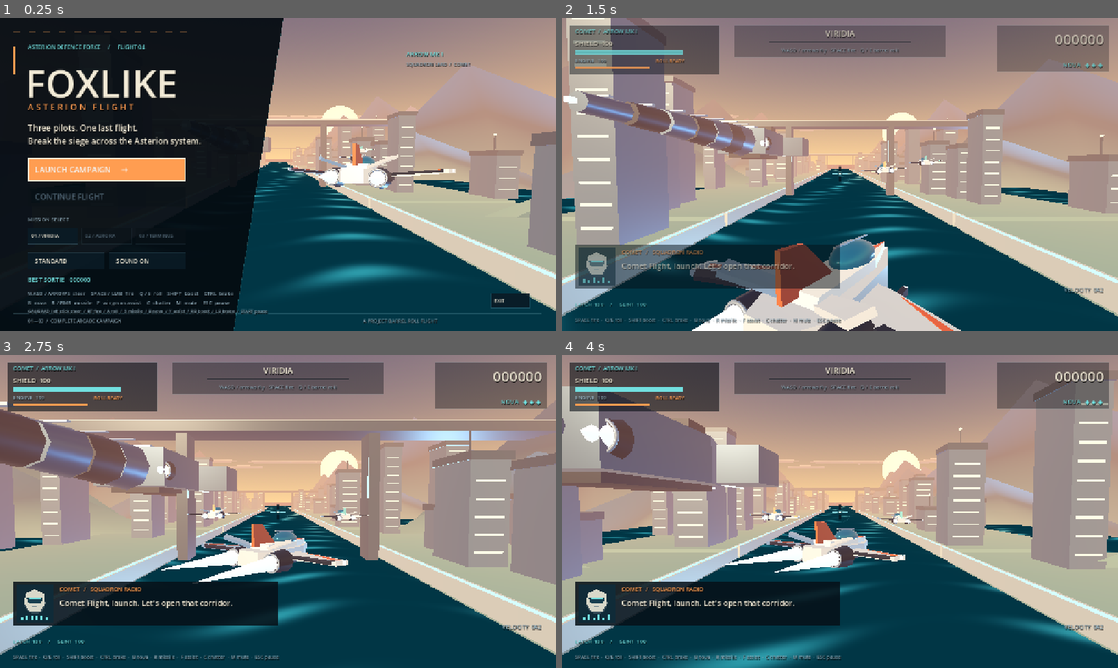
Above: before the commit, frames 1-4 (two rows, left to right).
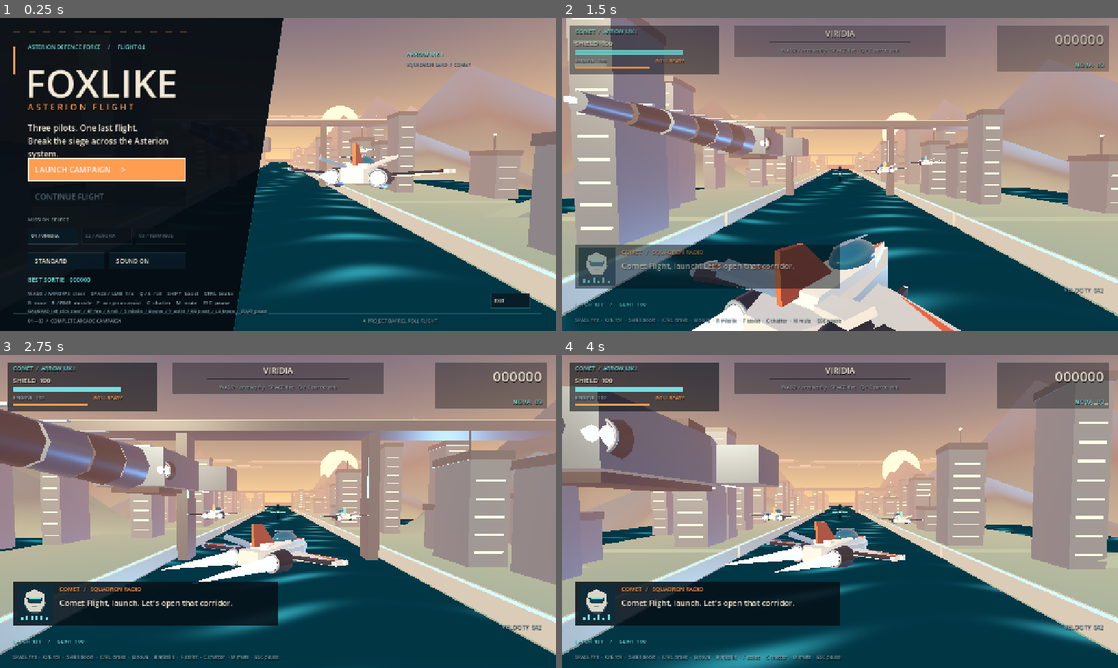
Above: after the commit, the same moments.

Repository: eyehaveewe-cyber/Foxlike
Game: Godot game, scene res://scenes/main.tscn
Same seed, same stepped clock (60 frames per second), same inputs: the game is played once before the commit and once after it.
Inputs (mouse positions are in pixels of both pictures, inside the frame that each line leads up to):
- Up to frame 1 (0.25 s): no input
- Up to frame 2 (1.5 s): click (667, 168) at 0.5 s, where only the run before the commit has a clickable "LAUNCH CAMPAIGN →"; click (673, 274) at 1.25 s, where only the run before the commit has a clickable "LAUNCH SQUADRON →"
- Up to frame 3 (2.75 s): move the mouse to (400, 495) at 2.02 s; hold D (right) from 2.03 s (still down); hold B (bomb) from 2.03 s (still down); click (400, 495) at 2.17 s; tap Space (fire) at 2.3 s
- Up to frame 4 (4 s): release D (right) at 2.75 s; release B (bomb) at 2.75 s; drag from (728, 527) to (812, 574) at 2.77 s; move the mouse to (895, 442) at 3.52 s; hold D (right) from 3.53 s (still down); hold F (assist) from 3.53 s (still down); tap Space (fire) at 3.8 s

The runs differ from the first frame. In frame 1, 0.2% of the frame differs, in the area x 5-37%, y 38-50%; in frame 2, less than 0.1%; in frame 3, 0.1%; in frame 4, less than 0.1%.

Commit message:
Verify exported browser play and fix cross-platform HUD layout
Add real Chromium regression gate, correct briefing wrapping and portable HUD symbols, commit browser evidence and final package hashes. Native campaign 49 checks and exported Web 8 checks pass.

Diff:
--- /dev/null
+++ b/docs/build-manifest.json
@@ -0,0 +1,18 @@
+{
+  "game": "Foxlike: Asterion Flight",
+  "engine": "4.7.2.stable.official.ed1daf0bf",
+  "builds": [
+    {
+      "platform": "windows",
+      "file": "Foxlike-windows.zip",
+      "bytes": 40626130,
+      "sha256": "df2386c2b5c0038fcd666b6996283693b5a3e9bde0cb2f665ce30640ed587f82"
+    },
+    {
+      "platform": "web",
+      "file": "Foxlike-web.zip",
+      "bytes": 12783920,
+      "sha256": "71f897ab583ca6751486b23d4d358a78748291c4fade786d50632e169ca1b9a3"
+    }
+  ]
+}
--- /dev/null
+++ b/docs/web-smoke-results.json
@@ -0,0 +1,76 @@
+{
+  "passed": true,
+  "browser": "156.0.8078.47",
+  "checks": [
+    {
+      "name": "WebGL game starts at flight deck",
+      "details": {
+        "flight_time": 0,
+        "mode": "MENU",
+        "paused": false,
+        "player_x": 9.02799415588379,
+        "player_y": 3.04196572303772,
+        "shots_fired": 0
+      }
+    },
+    {
+      "name": "Keyboard launches mission briefing",
+      "details": {
+        "flight_time": 0,
+        "mode": "BRIEFING",
+        "paused": false,
+        "player_x": 0,
+        "player_y": 0,
+        "shots_fired": 0
+      }
+    },
+    {
+      "name": "Animated launch reaches playable flight",
+      "details": {
+        "flight_time": 0.05,
+        "mode": "FLIGHT",
+        "paused": false,
+        "player_x": 0,
+        "player_y": -0.00436481926590204,
+        "shots_fired": 0
+      }
+    },
+    {
+      "name": "Keyboard steers ship right",
+      "details": {
+        "xBefore": 0,
+        "xAfter": 4.54262685775757
+      }
+    },
+    {
+      "name": "Holding fire creates laser shots",
+      "details": {
+        "before": 0,
+        "after": 6
+      }
+    },
+    {
+      "name": "Pause freezes mission clock",
+      "details": {
+        "before": 2.3152,
+        "after": 2.3152
+      }
+    },
+    {
+      "name": "Resume advances flight again",
+      "details": {
+        "flight_time": 2.5152,
+        "mode": "FLIGHT",
+        "paused": false,
+        "player_x": 0.0000143218830999103,
+        "player_y": -0.00436481926590204,
+        "shots_fired": 6
+      }
+    },
+    {
+      "name": "No JavaScript or engine console errors",
+      "details": []
+    }
+  ],
+  "errors": []
+}
--- a/scripts/flight_hud.gd
+++ b/scripts/flight_hud.gd
@@ -142,9 +142,10 @@
 	return out
 
 func _paragraph(parent: Node, value: String, point: Vector2, dimensions: Vector2, font_size: int = 17, color: Color = SOFT) -> Label:
-	var out := _label(parent,value,point,dimensions.x,font_size,color)
+	var out := _label(parent,"",point,dimensions.x,font_size,color)
+	out.autowrap_mode = TextServer.AUTOWRAP_WORD_SMART
+	out.text = value
 	out.size = dimensions
-	out.autowrap_mode = TextServer.AUTOWRAP_WORD_SMART
 	return out
 
 func _style(color: Color, border: Color, width: int = 1) -> StyleBoxFlat:
@@ -221,7 +222,7 @@
 	_label(_menu,"FOXLIKE",Vector2(58,88),520,88,PAPER)
 	_label(_menu,"A S T E R I O N   F L I G H T",Vector2(64,190),470,20,ORANGE)
 	_paragraph(_menu,"Three pilots. One last flight.\nBreak the siege across the Asterion system.",Vector2(64,239),Vector2(390,60),19,PAPER)
-	_button(_menu,"LAUNCH CAMPAIGN     →",Vector2(64,322),Vector2(364,53),"new_run",null,true)
+	_button(_menu,"LAUNCH CAMPAIGN     >",Vector2(64,322),Vector2(364,53),"new_run",null,true)
 	_continue = _button(_menu,"CONTINUE FLIGHT",Vector2(64,387),Vector2(364,47),"continue")
 	_label(_menu,"MISSION SELECT",Vector2(64,455),350,12,SOFT)
 	for i in range(3):
@@ -261,7 +262,7 @@
 	_score.horizontal_alignment = HORIZONTAL_ALIGNMENT_RIGHT
 	_combo = _label(_game,"",Vector2(985,69),262,15,ORANGE)
 	_combo.horizontal_alignment = HORIZONTAL_ALIGNMENT_RIGHT
-	_bombs = _label(_game,"NOVA   ◆ ◆ ◆",Vector2(1000,98),248,14,CYAN)
+	_bombs = _label(_game,"NOVA   03",Vector2(1000,98),248,14,CYAN)
 	_bombs.horizontal_alignment = HORIZONTAL_ALIGNMENT_RIGHT
 	_boss_title = _label(_game,"",Vector2(420,102),440,14,ORANGE)
 	_boss_title.horizontal_alignment = HORIZONTAL_ALIGNMENT_CENTER
@@ -296,7 +297,7 @@
 func _build_pause() -> void:
 	_label(_pause,"FLIGHT HOLD",Vector2(440,147),500,46,PAPER)
 	_label(_pause,"The squadron is waiting for your signal.",Vector2(440,216),520,17,SOFT)
-	_button(_pause,"RESUME FLIGHT     →",Vector2(440,280),Vector2(400,52),"resume",null,true)
+	_button(_pause,"RESUME FLIGHT     >",Vector2(440,280),Vector2(400,52),"resume",null,true)
 	_button(_pause,"RETRY MISSION",Vector2(440,346),Vector2(400,45),"retry")
 	_mute_pause = _button(_pause,"SOUND ON",Vector2(440,405),Vector2(400,45),"mute")
 	_button(_pause,"RETURN TO FLIGHT DECK",Vector2(440,464),Vector2(400,45),"menu")
@@ -353,7 +354,7 @@
 	_paragraph(_modal,str(stage.get("description","")),Vector2(82,291),Vector2(790,112),23,PAPER)
 	_label(_modal,"FLIGHT OBJECTIVE",Vector2(82,440),700,12,CYAN)
 	_paragraph(_modal,str(stage.get("objective","Clear the route and destroy the command ship.")),Vector2(82,468),Vector2(780,65),19,SOFT)
-	var launch := _button(_modal,"LAUNCH SQUADRON     →",Vector2(82,560),Vector2(360,54),"launch",null,true)
+	var launch := _button(_modal,"LAUNCH SQUADRON     >",Vector2(82,560),Vector2(360,54),"launch",null,true)
 	_button(_modal,"FLIGHT DECK",Vector2(459,560),Vector2(200,54),"menu")
 	launch.grab_focus()
 	_label(_modal,"COMET     /     LATCH     /     GLINT",Vector2(82,664),1050,13,SOFT)
@@ -372,9 +373,9 @@
 	_label(_modal,"TARGETS",Vector2(516,354),200,14,CYAN)
 	_label(_modal,str(result.get("kills",0)),Vector2(512,386),200,57,PAPER)
 	_label(_modal,"RANK",Vector2(790,354),200,14,CYAN)
-	_label(_modal,str(result.get("rank","—")),Vector2(786,386),200,57,ORANGE)
+	_label(_modal,str(result.get("rank","-")),Vector2(786,386),200,57,ORANGE)
 	_label(_modal,"MISSION BONUS   +%d" % int(result.get("bonus",0)),Vector2(82,478),800,15,ORANGE)
-	var primary := _button(_modal,"RETURN HOME     →" if final_flight else ("NEXT MISSION     →" if success else "RETRY MISSION     →"),Vector2(82,560),Vector2(362,54),"menu" if final_flight else ("next" if success else "retry"),null,true)
+	var primary := _button(_modal,"RETURN HOME     >" if final_flight else ("NEXT MISSION     >" if success else "RETRY MISSION     >"),Vector2(82,560),Vector2(362,54),"menu" if final_flight else ("next" if success else "retry"),null,true)
 	if not final_flight:
 		_button(_modal,"FLIGHT DECK",Vector2(462,560),Vector2(220,54),"menu")
 	primary.grab_focus()
@@ -417,7 +418,7 @@
 	_score.text = "%06d" % int(data.get("score",0))
 	var combo_value := int(data.get("combo",0))
 	_combo.text = "CHAIN  ×%d" % combo_value if combo_value>1 else ""
-	_bombs.text = "NOVA   " + "◆ ".repeat(clampi(int(data.get("bombs",0)),0,9))
+	_bombs.text = "NOVA   %02d" % clampi(int(data.get("bombs",0)),0,9)
 	_stage.text = str(data.get("stage_name",""))
 	_objective.text = str(data.get("objective",""))
 	_route.value = clampf(float(data.get("progress",0)),0,1)*100
Binary file added: docs/previews/web-briefing.png
Binary file added: docs/previews/web-flight.png
Not shown, changed: .github/workflows/build.yml
Not shown, changed: PROGRESS.md
Not shown, changed: docs/VERIFICATION.md
Not shown, changed: tests/web_smoke.cjs
